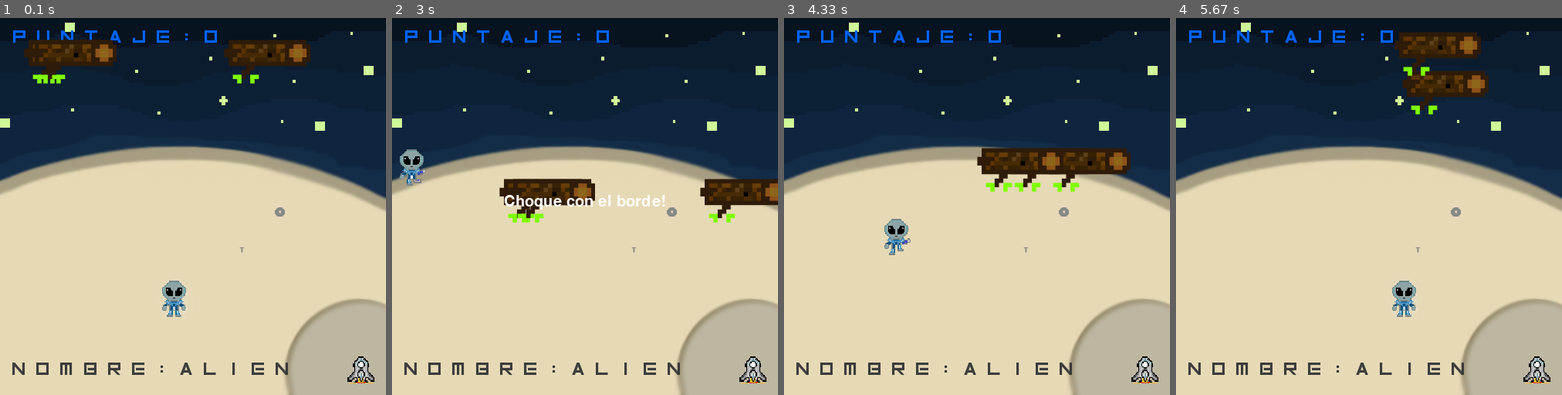
Above: before the commit, frames 1-4 (left to right).
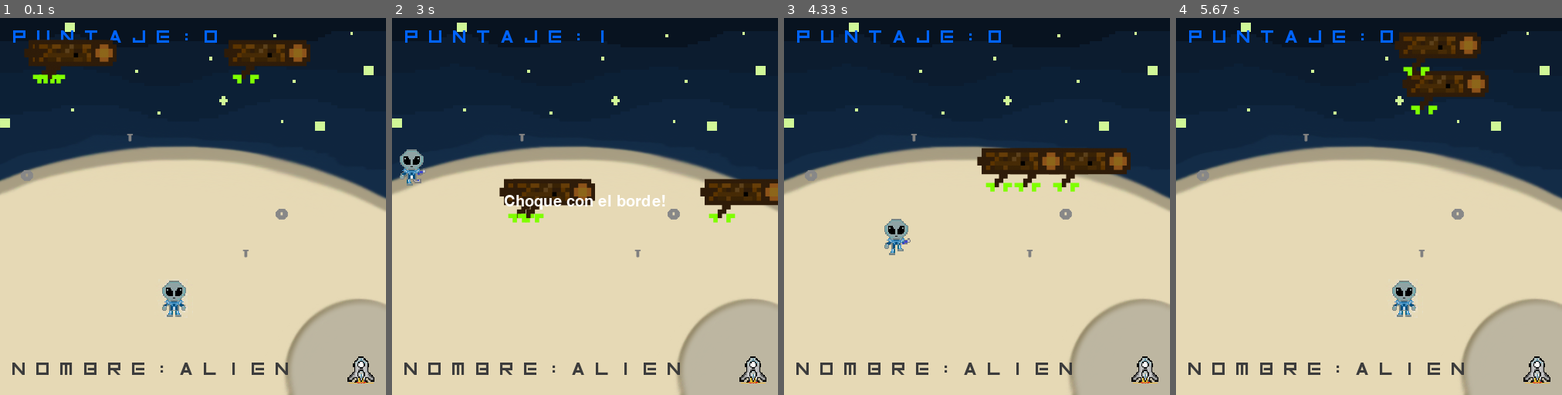
Above: after the commit, the same moments.

Repository: aperez536/pygame
Game: pygame game, started from Aliens.py
Two runs of this game, one before a commit and one after it. Both use one fixed random seed, a clock stepped at 60 frames per second and the inputs below.
Inputs:
- Up to frame 1 (0.1 s): no input
- Up to frame 2 (3 s): hold W 0.33-0.8 s; hold Right 0.33-0.8 s; hold Right 0.83-1.3 s; hold W 2.17-2.7 s; hold Left 2.17-2.7 s; hold Left from 2.73 s (still down)
- Up to frame 3 (4.33 s): release Left at 3.27 s; hold Left 3.63-4.03 s; hold Up from 4.07 s (still down)
- Up to frame 4 (5.67 s): release Up at 4.43 s; hold Right 4.47-5.1 s; hold Down 5.13-5.5 s; hold Left from 5.53 s (still down)

The runs differ from the first frame. In frame 1, 0.2% of the frame differs, in the area x 5-75%, y 30-64%; in frame 2, 0.2%, in the area x 32-75%, y 3-64%; in frame 3, 0.2%; in frame 4, 0.2%.

Commit message:
agregue objetos para que agarre el personaje en el nivel 1. en el nivel 2 arregle la colision  de los costados. y en el menu agregue creditos( pero sigue bugeado).

Diff:
--- a/Aliens.py
+++ b/Aliens.py
@@ -27,6 +27,7 @@
 
 
 
+
 config = Config()
 config.gameDisplay = pygame.display.set_mode((DISPLAY_ANCHO, DISPLAY_ALTURA), pygame.DOUBLEBUF)
 
@@ -108,6 +109,8 @@
     #posicion de la tuerca
     x1 = 350
     y1 = 250
+    x5=20
+    y5=200
 
     #---------------
     vel = 10
@@ -121,21 +124,26 @@
     contador = 0 # contador para el cambio visual de imagenes
     agarratuerca = False
     contartuerca = 2
-
-    #---pos del tornillo
+    agarratuerca1 = False
+    contartuerca1 = 2
+
+    #---pos de tornillos
     x2 = 300
     y2 = 300
-
+    x4=150
+    y4=150
     #-------
     agarratornillo = False
     contartornillo = 0
+    agarratornillo1 = False
+    contartornillo1 = 0
 
     #posicion nave
     x3 = 450
     y3 = 450
     #sonidos de personaje de movimiento y agarre
     sonidomover=pygame.mixer.Sound("Sonidos/mover.mp3")
-    pygame.mixer.music.load("Sonidos/win.mp3")
+
 
     #posiciones del tronco
     tron1x= random.randrange(0,400)
@@ -230,18 +238,19 @@
                     col=True
         if col==True:
                     mensaje_colision()
-                    game_loop()
-
-
-
 
         ##
         # si el perosonaje principal esta en esa pocision , va a agarrar la tuerca.
-        if((x_var>=330 and x_var<=340)and (y_var >=220 and y_var<=250) ):
+        if((x_var>=320 and x_var<=350)and (y_var >=210 and y_var<=265) ):
             agarratuerca=True
             if (contartuerca==2 and agarratuerca== True):
                 Puntaje=agarraobjeto(agarratuerca,Puntaje)
                 contartuerca=1
+        if((x_var>=10 and x_var<=30)and (y_var >=170 and y_var<=210) ):
+            agarratuerca1=True
+            if (contartuerca1==2 and agarratuerca1== True):
+                Puntaje=agarraobjeto(agarratuerca1,Puntaje)
+                contartuerca1=1
         config.gameDisplay.fill(NEGRO)
         config.gameDisplay.blit(fondo, (0, 0))
 
@@ -259,31 +268,36 @@
         tronco1(tronco,tron3x, tron3y)
 
 
-
-
-
-
-
         # si el perosonaje principal esta en esa pocision , va a agarrar la tuerca.
 
         #print (x_var,y_var,contartornillo,contartuerca)
-        if((x_var>=280 and x_var<=290)and (y_var >267 and y_var<=290) ):
+        if((x_var>=280 and x_var<=290)and (y_var >267 and y_var<=310) ):
             agarratornillo=True
             if agarratornillo==True and contartornillo==0:
                 Puntaje=agarraobjeto(agarratornillo,Puntaje)
                 contartornillo=1
+        print (x_var,y_var)
+
 
         #----------------------------------------
-
-
-
-
+        if((x_var>=130 and x_var<=150)and (y_var >=120 and y_var<=160) ):
+            agarratornillo1=True
+            if agarratornillo1==True and contartornillo1==0:
+                Puntaje=agarraobjeto(agarratornillo1,Puntaje)
+                contartornillo1=1
+
+
+
+        if agarratornillo1==False:
+            tornillo(x4, y4)
         #------------------------
         if agarratuerca==False:
             tuerca(x1,y1)
 
         if agarratornillo==False:
             tornillo(x2, y2)
+        if agarratuerca1==False:
+            tuerca(x5,y5)
         #-----------------------------------------------------
 
         ###Colisiones
@@ -294,11 +308,10 @@
             mensaje_borde()
 
 
-        if contartornillo == contartuerca:
+        if contartornillo == contartuerca == contartornillo1 == contartuerca1:
 
             if ((x_var>=410 and x_var<=450) and (y_var>=400 and y_var<=450)):
-                sonidomover.stop()
-                pygame.mixer.music.play(-1,0.0)
+
                 gameExit=True
                 game_loop2()
 
--- a/Clases/Constantes.py
+++ b/Clases/Constantes.py
@@ -40,16 +40,18 @@
 imagen5 = pygame.image.load("Imagenes/alien5.png")
 imagen5 = pygame.transform.scale(imagen5, (50, 50))
 imagen6 = pygame.image.load("Imagenes/tuerca.png")
-imagen6 = pygame.transform.scale(imagen6, (25, 25))
+imagen6 = pygame.transform.scale(imagen6, (30, 30))
 imagen7 = pygame.image.load("Imagenes/tornillo.png")
-imagen7 = pygame.transform.scale(imagen7, (25, 25))
+imagen7 = pygame.transform.scale(imagen7, (35, 35))
 imagen8 = pygame.image.load("Imagenes/nave.png")
 imagen8 = pygame.transform.scale(imagen8, (35, 35))
 imagenes = [imagen1, imagen2, imagen3, imagen4, imagen5]
 meteoro = pygame.image.load("Imagenes/meteoro.png")
+imagen9= pygame.image.load("Imagenes/Creadores.png")
+imagen9 = pygame.transform.scale(imagen9, (250, 250))
 meteoro = pygame.transform.scale(meteoro, (60, 60))
-########################imagen trono y variables de posicion
 tronco = pygame.image.load("Imagenes/tronco2.png")
+
 
 
 ImagenActual = 0
--- a/Menu.py
+++ b/Menu.py
@@ -3,7 +3,6 @@
 import time
 import random
 import sys
-
 
 from logging import addLevelName
 from test.pickletester import DATA0_DIS
@@ -132,7 +131,6 @@
             opcion.imprimir(screen)
 
 def comenzar_nuevo_juego():
-    pygame.mixer.music.stop()
     pygame.display.update()
     screen = pygame.display.set_mode((500, 500))
     pygame.display.update()
@@ -150,6 +148,7 @@
 
 def los_creditos():
     gameExit = False
+    salir=False
     while not gameExit:
         for event in pygame.event.get():
             if event.type == pygame.QUIT:
@@ -169,7 +168,7 @@
         creditos = Mensaje()
         creditos.Color = BLANCO
         creditos.Posicion = "middle"
-        creditos.Print("creadores\nHola") # hay que ver como poner los nombres "No se como se pone \n"
+        config.gameDisplay.blit(imagen9, (100,100))
 
 
 
--- a/nivel2.py
+++ b/nivel2.py
@@ -11,18 +11,6 @@
 pygame.init()
 
 
-def comenzar_juego1():
-    pygame.mixer.music.stop()
-    pygame.display.update()
-    screen = pygame.display.set_mode((500, 500))
-    pygame.display.update()
-    x=0
-    y=0
-    vel=10
-    gameExit=False
-    x_var=200
-    y_var=200
-    game_loop() # Funciona pero no es como se debe
 
 
 config = Config()
@@ -47,8 +35,12 @@
 def mensaje_borde():
     mensaje1('Choque con el borde!')
 
-def termina():
+
+def termina(vida):
     mensaje1('el juego se acabo')
+    if vida == 0:
+        game_Exit=True;
+        return game_Exit
 
 def mensaje_colision():
     colision1('Choque!')
@@ -222,8 +214,8 @@
             #termina el juego
                 mensaje_colision()
             else:
-                termina()
-                gameExit=True
+                #col = False
+                gameExit=termina(vida)
 
 
 
@@ -249,17 +241,24 @@
         meteorito(meteoro, meteoro4x, meteoro4y)
         meteorito(meteoro, meteoro5x, meteoro5y)
         meteorito(meteoro, meteoro6x, meteoro6y)
-        print (vida)
+        print (x_var,y_var)
 
         ###Colisiones
-        if x_var >= COL_RIGHT or x_var <= 0:
-
+        if x_var <= 0:
+            mensaje_borde()
             vida-=1
+            x_var=10
+            if vida== 0:
+                gameExit=termina(vida)
+
+
+        if x_var >= COL_RIGHT:
             mensaje_borde()
-
-        if y_var >= COL_BOTTOM or y_var <= 0:
             vida-=1
-            mensaje_borde()
+            x_var=400
+            if vida==0:
+                gameExit=termina(vida)
+
 
         config.updateFPS() #Actualiza el Display
 
Binary file added: Imagenes/Creadores.png
Not shown, changed: README.md
Not shown, changed: esto es lo que no anda.zip
